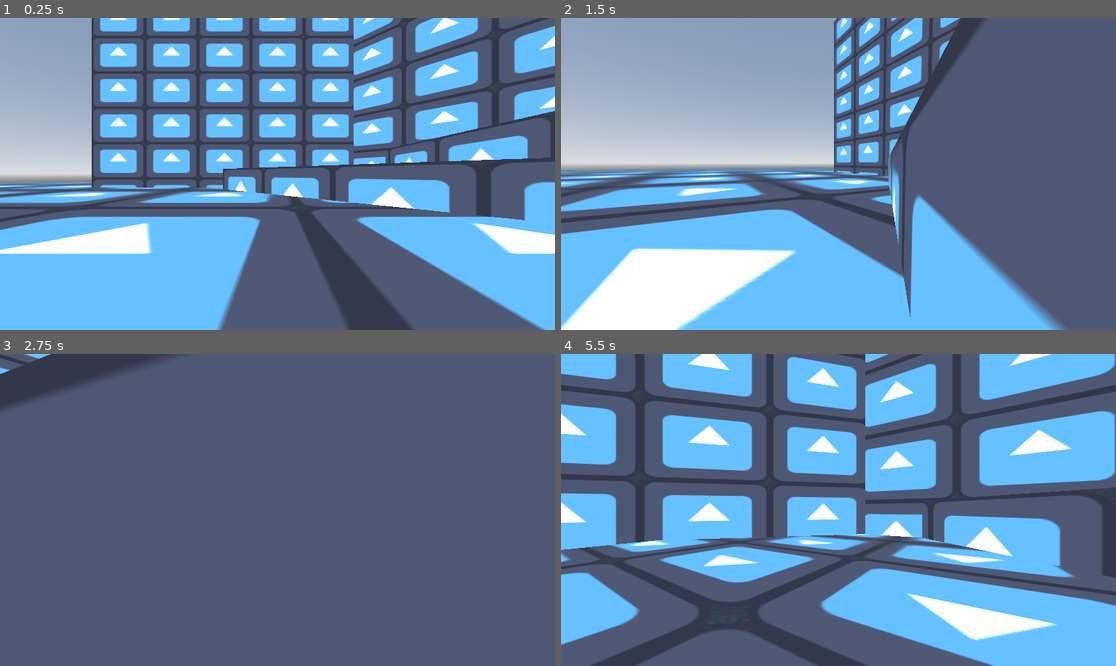
Above: before the commit, frames 1-4 (two rows, left to right).
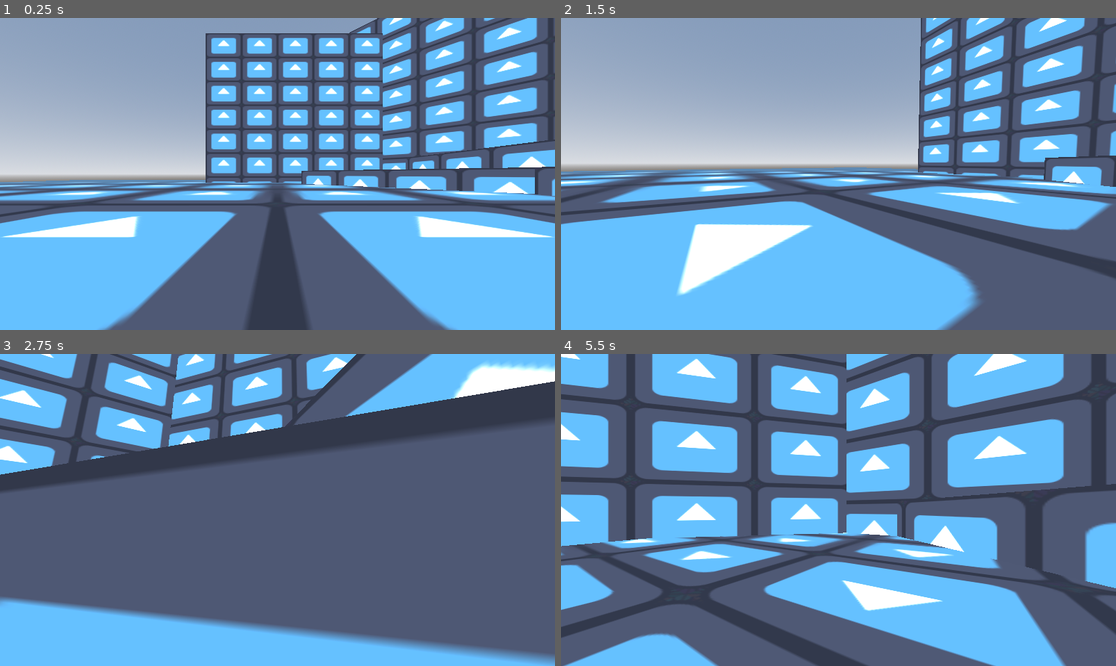
Above: after the commit, the same moments.

Repository: IAmNotIsaac/duck-city
Game: Godot game, scene res://scenes/levels/ai_test_level.tscn
Same seed, same stepped clock (60 frames per second), same inputs: the game is played once before the commit and once after it. Before the commit the project starts from res://scenes/ai_test_level.tscn. The engine's default icon, where the game draws it, is replaced by a stand-in: a white triangle on a blue panel in a dark square.
Inputs (mouse positions are in pixels of both pictures, inside the frame that each line leads up to):
- Up to frame 1 (0.25 s): no input
- Up to frame 2 (1.5 s): tap Enter at 0.5 s; move the mouse to (866, 174) at 0.52 s; hold Shift (run) 0.53-1.28 s; hold W (move_forward) from 0.53 s (still down); tap Space (jump) at 0.77 s; move the mouse to (810, 174) at 1.27 s; tap E (interact) at 1.35 s
- Up to frame 3 (2.75 s): keep holding W (move_forward); tap Space (jump) at 1.52 s; tap Shift (run) at 1.55 s; move the mouse to (288, 503) at 2.02 s; hold Shift (run) from 2.03 s (still down)
- Up to frame 4 (5.5 s): keep holding W (move_forward); move the mouse to (832, 516) at 2.77 s; release Shift (run) at 2.78 s; tap Shift (run) at 2.85, 3.8, 4.35 s; tap Space (jump) at 3.02, 3.77, 4.52 s; move the mouse to (877, 513) at 3.52 s; hold E (interact) 3.53-4.28 s; move the mouse to (794, 506) at 4.27 s; move the mouse to (844, 510) at 5.02 s; hold Shift (run) from 5.03 s (still down)

The runs differ from the first frame. In frame 1, 59% of the frame differs, in the area x 0-100%, y 0-100%; in frame 2, 43%; in frame 3, 37%; in frame 4, 44%.

Commit message:
general codebase and gameplay improvements

Diff:
--- a/project.godot
+++ b/project.godot
@@ -11,7 +11,7 @@
 [application]
 
 config/name="duck"
-run/main_scene="res://scenes/ai_test_level.tscn"
+run/main_scene="res://scenes/levels/ai_test_level.tscn"
 config/features=PackedStringArray("4.0", "Forward Plus")
 config/icon="res://icon.svg"
 
--- a/scenes/avian_target.tscn
+++ /dev/null
@@ -1,6 +0,0 @@
-[gd_scene load_steps=2 format=3 uid="uid://dig4git6xowtn"]
-
-[ext_resource type="Script" path="res://scenes/avian_target.gd" id="1_niom4"]
-
-[node name="AvianTarget" type="Node3D"]
-script = ExtResource("1_niom4")
--- a/scenes/duck_mech.tscn
+++ /dev/null
@@ -1,8 +0,0 @@
-[gd_scene load_steps=2 format=3 uid="uid://bue2wcdv1pkml"]
-
-[ext_resource type="PackedScene" uid="uid://dax60lamump8a" path="res://scenes/avian_mech.tscn" id="1_w2ogj"]
-
-[node name="Duck" instance=ExtResource("1_w2ogj")]
-_generic_move_speed = 6.0
-_urgent_move_speed = 8.0
-_chase_move_speed = 8.0
--- a/scenes/player.gd
+++ b/scenes/general/player.gd
@@ -334,8 +334,8 @@
 	var climb_height : float = _n_climb_check.position.y + 1.0 - dist
 	var climb_time := climb_height / _CLIMB_SPEED
 	var cam_pos : Vector3 = _n_cam.position
-	var cam_rot : Vector3 = _n_cam.rotation
-	var gim_rot := atan2(-dir.z, dir.x) - 0.5 * PI
+#	var cam_rot : Vector3 = _n_cam.rotation
+#	var gim_rot := atan2(-dir.z, dir.x) - 0.5 * PI
 
 	var tween_bob := get_tree().create_tween().bind_node(self)
 	var tween_forward := get_tree().create_tween().bind_node(self)
@@ -354,13 +354,13 @@
 	var tween_adjust := get_tree().create_tween().bind_node(self).parallel()
 
 	tween_adjust.tween_property(_n_cam, "global_position", target_position + Vector3(0.0, _CAM_HEIGHT, 0.0), 0.1)
-	tween_adjust.tween_property(_n_cam, "rotation", cam_rot, 0.1)
+#	tween_adjust.tween_property(_n_cam, "rotation", cam_rot, 0.1)
 #	tween_adjust.tween_property(_n_gimbal, "rotation:y", gim_rot, 0.1)
 
 	await tween_adjust.finished
 
 	_n_cam.position = cam_pos
-	_n_cam.rotation = cam_rot
+#	_n_cam.rotation = cam_rot
 	global_position = target_position
 	velocity = Vector3.ZERO
 	_state.switch(States.DEFAULT)
--- a/scenes/player.tscn
+++ b/scenes/general/player.tscn
@@ -1,7 +1,7 @@
-[gd_scene load_steps=7 format=3 uid="uid://cefxtd160f7sx"]
+[gd_scene load_steps=7 format=3]
 
-[ext_resource type="Script" path="res://scenes/player.gd" id="1_2yci0"]
-[ext_resource type="PackedScene" uid="uid://dig4git6xowtn" path="res://scenes/avian_target.tscn" id="2_fw8d5"]
+[ext_resource type="Script" path="res://scenes/general/player.gd" id="1_2yci0"]
+[ext_resource type="PackedScene" path="res://scenes/tools/avian_target.tscn" id="2_fw8d5"]
 
 [sub_resource type="CapsuleShape3D" id="CapsuleShape3D_i4mqd"]
 radius = 0.25
--- a/scenes/ai_test_level.tscn
+++ b/scenes/levels/ai_test_level.tscn
@@ -1,8 +1,8 @@
-[gd_scene load_steps=17 format=3 uid="uid://cd33h06rt8rxq"]
+[gd_scene load_steps=17 format=3 uid="uid://dk75xijpl5c2d"]
 
 [ext_resource type="Texture2D" uid="uid://ksbk55dx0kg" path="res://icon.svg" id="1_xyldx"]
-[ext_resource type="PackedScene" uid="uid://bue2wcdv1pkml" path="res://scenes/duck_mech.tscn" id="2_lew8s"]
-[ext_resource type="PackedScene" uid="uid://cefxtd160f7sx" path="res://scenes/player.tscn" id="2_tqf1i"]
+[ext_resource type="PackedScene" path="res://scenes/general/player.tscn" id="2_fy8q3"]
+[ext_resource type="PackedScene" uid="uid://bcygeqsv86edb" path="res://scenes/mechs/duck_mech.tscn" id="3_k3awn"]
 
 [sub_resource type="ProceduralSkyMaterial" id="ProceduralSkyMaterial_h8tsu"]
 
@@ -154,8 +154,8 @@
 material_override = SubResource("StandardMaterial3D_34s44")
 mesh = SubResource("BoxMesh_xri03")
 
-[node name="Player" parent="." instance=ExtResource("2_tqf1i")]
-transform = Transform3D(1, 0, 0, 0, 1, 0, 0, 0, 1, 9, 1, -11)
+[node name="Player" parent="." instance=ExtResource("2_fy8q3")]
+transform = Transform3D(1, 0, 0, 0, 1, 0, 0, 0, 1, 0, 1, 0)
 
-[node name="Duck" parent="." instance=ExtResource("2_lew8s")]
-transform = Transform3D(1, 0, 0, 0, 1, 0, 0, 0, 1, -2.98146, 38.9245, 25)
+[node name="Avian" parent="." instance=ExtResource("3_k3awn")]
+transform = Transform3D(1, 0, 0, 0, 1, 0, 0, 0, 1, 0, 3, 17)
--- a/scenes/demo_level.tscn
+++ b/scenes/levels/demo_level.tscn
@@ -1,6 +1,6 @@
-[gd_scene load_steps=15 format=3 uid="uid://c1fucpttyu46x"]
-
-[ext_resource type="PackedScene" uid="uid://cefxtd160f7sx" path="res://scenes/player.tscn" id="1_bkacn"]
+[gd_scene load_steps=15 format=3 uid="uid://dde1ta8dk8qna"]
+
+[ext_resource type="PackedScene" path="res://scenes/general/player.tscn" id="1_bkacn"]
 [ext_resource type="Texture2D" uid="uid://ksbk55dx0kg" path="res://icon.svg" id="1_rnss5"]
 
 [sub_resource type="ProceduralSkyMaterial" id="ProceduralSkyMaterial_i1475"]
--- a/scenes/avian_mech.gd
+++ b/scenes/mechs/avian_mech.gd
@@ -21,7 +21,7 @@
 const _ACCELERATION := 0.5
 const _DEACCELERATION := 0.25
 
-@export var _target_type := Constants.AvianType.Avian
+@export var _target_type := Constants.AvianType.AVIAN
 @export var _generic_move_speed := 0.0
 @export var _urgent_move_speed := 0.0
 @export var _chase_move_speed := 0.0
@@ -47,7 +47,7 @@
 
 
 func _process(delta : float) -> void:
-#	$DebugStateLabel.text = AIStates.keys()[_aistate.get_state()] + "\n" + MoveStates.keys()[_mstate.get_state()]
+	$DebugStateLabel.text = AIStates.keys()[_aistate.get_state()] + "\n" + MoveStates.keys()[_mstate.get_state()]
 	_aistate.process(delta)
 
 	if Input.is_action_pressed("interact"):
@@ -133,7 +133,7 @@
 func _sp_AI_IDLE(_delta : float) -> void:
 	_acceleration = -velocity * _DEACCELERATION
 
-	for t in get_tree().get_nodes_in_group(Constants.AvianType.keys()[_target_type] + "_target"):
+	for t in get_tree().get_nodes_in_group(Constants.AvianType.keys()[_target_type] + "_target") + get_tree().get_nodes_in_group("AVIAN_target"):
 		if await _is_target_visible(t):
 			chase_target(t)
 			return
--- a/scenes/avian_mech.tscn
+++ b/scenes/mechs/avian_mech.tscn
@@ -1,6 +1,6 @@
 [gd_scene load_steps=6 format=3 uid="uid://dax60lamump8a"]
 
-[ext_resource type="Script" path="res://scenes/avian_mech.gd" id="1_m3r7s"]
+[ext_resource type="Script" path="res://scenes/mechs/avian_mech.gd" id="1_kvhce"]
 
 [sub_resource type="CapsuleShape3D" id="CapsuleShape3D_hf4g8"]
 radius = 2.0
@@ -16,7 +16,7 @@
 height = 6.0
 
 [node name="Avian" type="CharacterBody3D"]
-script = ExtResource("1_m3r7s")
+script = ExtResource("1_kvhce")
 
 [node name="Body" type="CollisionShape3D" parent="."]
 shape = SubResource("CapsuleShape3D_hf4g8")
@@ -47,6 +47,7 @@
 
 [node name="DebugStateLabel" type="Label3D" parent="."]
 transform = Transform3D(0.25, 0, 0, 0, 0.25, 0, 0, 0, 0.25, 0, 4, 0)
+visible = false
 billboard = 1
 no_depth_test = true
 fixed_size = true
--- /dev/null
+++ b/scenes/mechs/duck_mech.tscn
@@ -0,0 +1,9 @@
+[gd_scene load_steps=2 format=3 uid="uid://bcygeqsv86edb"]
+
+[ext_resource type="PackedScene" uid="uid://dax60lamump8a" path="res://scenes/mechs/avian_mech.tscn" id="1_vkgv5"]
+
+[node name="Avian" instance=ExtResource("1_vkgv5")]
+_target_type = 1
+_generic_move_speed = 6.0
+_urgent_move_speed = 8.0
+_chase_move_speed = 8.0
--- a/scenes/avian_target.gd
+++ b/scenes/tools/avian_target.gd
@@ -3,7 +3,7 @@
 
 
 @export var _enabled := true
-@export var _avian_type := Constants.AvianType.Avian
+@export var _avian_type := Constants.AvianType.AVIAN
 @export_node_path("PhysicsBody3D") var collider_path = ^".."
 
 
--- /dev/null
+++ b/scenes/tools/avian_target.tscn
@@ -0,0 +1,6 @@
+[gd_scene load_steps=2 format=3]
+
+[ext_resource type="Script" path="res://scenes/tools/avian_target.gd" id="1_niom4"]
+
+[node name="AvianTarget" type="Node3D"]
+script = ExtResource("1_niom4")
--- a/scripts/state_machine.gd
+++ b/scripts/state_machine.gd
@@ -34,6 +34,7 @@
 func append_states(states : Dictionary, overwrite := false) -> void:
 	_states.merge(states, overwrite)
 
+
 func process(delta : float) -> void:
 	var func_name : String = "_sp_" + _prefix + _states.keys()[_state]
 	if _owner.has_method(func_name):
--- a/singletons/constants.gd
+++ b/singletons/constants.gd
@@ -2,5 +2,6 @@
 
 
 enum AvianType {
-	Avian
+	AVIAN,
+	DUCK
 }
